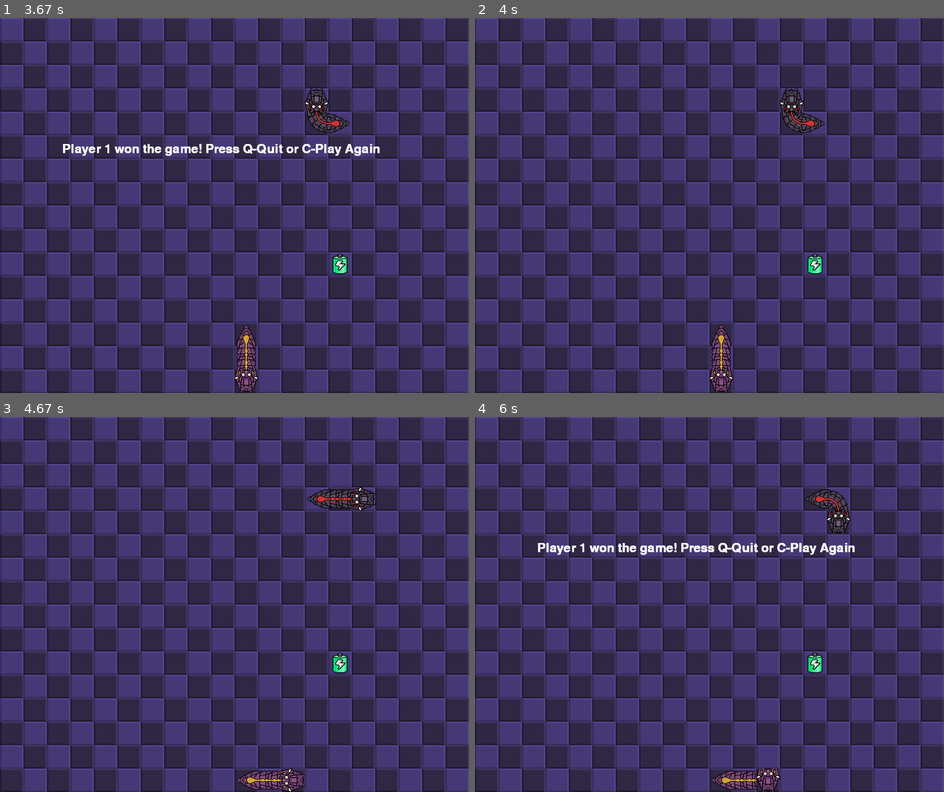
Above: before the commit, frames 1-4 (two rows, left to right).
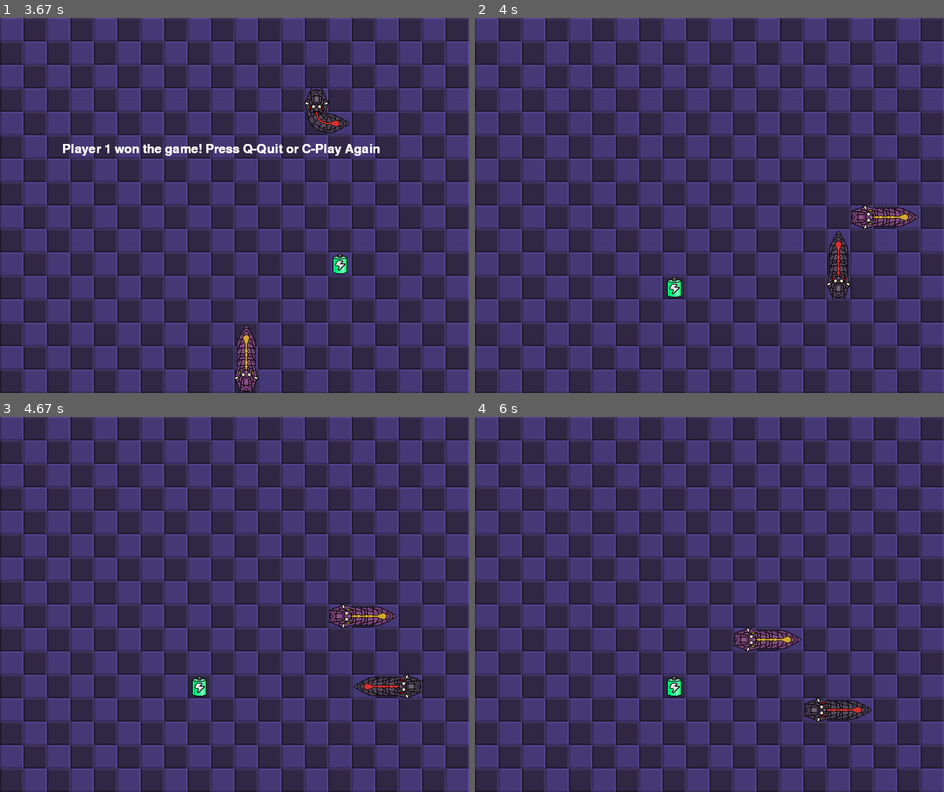
Above: after the commit, the same moments.

Repository: Nabegon/pygame
Game: pygame game, started from snake_game.py
The game is run twice, just before and just after one commit, with the same random seed, the same clock (stepped at 60 frames per second) and the same inputs.
Inputs:
- Up to frame 1 (3.67 s): hold Right 0.33-0.8 s; tap S at 0.83 s; hold Right 1.5-1.97 s; hold Left 2-2.53 s; hold Down 2.57-2.87 s; hold Left 2.9-3.3 s; hold Up from 3.33 s (still down); hold W from 3.33 s (still down)
- Up to frame 2 (4 s): release Up at 3.7 s; release W at 3.7 s; tap C at 3.73 s
- Up to frame 3 (4.67 s): hold Right from 4.07 s (still down); hold D from 4.07 s (still down)
- Up to frame 4 (6 s): release Right at 4.7 s; release D at 4.7 s; hold Down 4.73-5.1 s; hold S 4.73-5.1 s; hold Left 5.13-5.6 s; hold A 5.13-5.6 s

Frame 1 is identical in both runs. In frame 2, 2.7% of the frame differs, in the area x 40-95%, y 18-100%; in frame 3, 2.8%; in frame 4, 3.6%, in the area x 13-85%, y 19-100%.

Commit message:
bugfix: re-initialize positions after game over

Diff:
--- a/snake_game.py
+++ b/snake_game.py
@@ -304,6 +304,9 @@
 
 def game_over():
     global game_state
+    global player_1
+    global player_2
+    global food
 
     # check input and change state accordingly
     for event in pygame.event.get():
@@ -315,6 +318,9 @@
                     case pygame.K_q:
                         game_state = 3
                     case pygame.K_c:
+                        player_1 = Snake(True)
+                        player_2 = Snake(False)
+                        food = Food()
                         game_state = 1
 
     # draw frame
